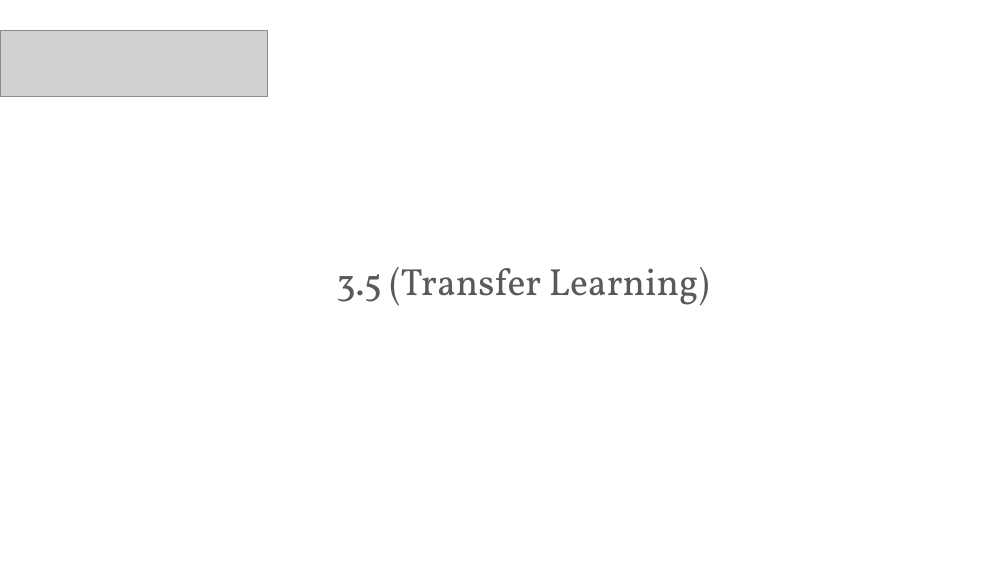
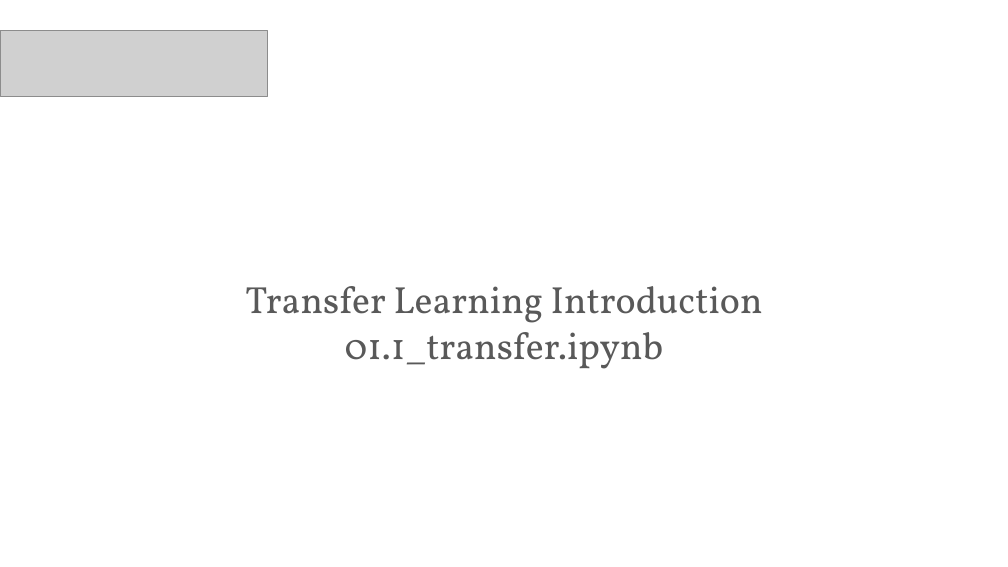
Before and after one commit to PracticumAI/transfer, a slide deck: slide 11 of presentations/01_transfer_intro.pptx. Drawn at 1008x567 pixels with LibreOffice and Linux fonts; fonts in the diff are those of the drawing; grey boxes stand for pictures. Boxes give left, top, right and bottom in pixels: in the first picture for what was removed or moved away, otherwise in the second. Text is boxed around its words. In the diff, an @@ line names an element or a change of style, - is before the commit and + after.

```diff
--- a/presentations/01_transfer_intro.pptx
+++ b/presentations/01_transfer_intro.pptx
@@ title removed at (x1=336, y1=267, x2=710, y2=306) @@
-3.5 (Transfer Learning)
@@ text added at (x1=245, y1=286, x2=763, y2=369), 36 pt, text #595959 @@
+Transfer Learning Introduction
+01.1_transfer.ipynb
```
Also in this commit, not shown: 2 other slides changed, 1 slide removed, 1 other file.
